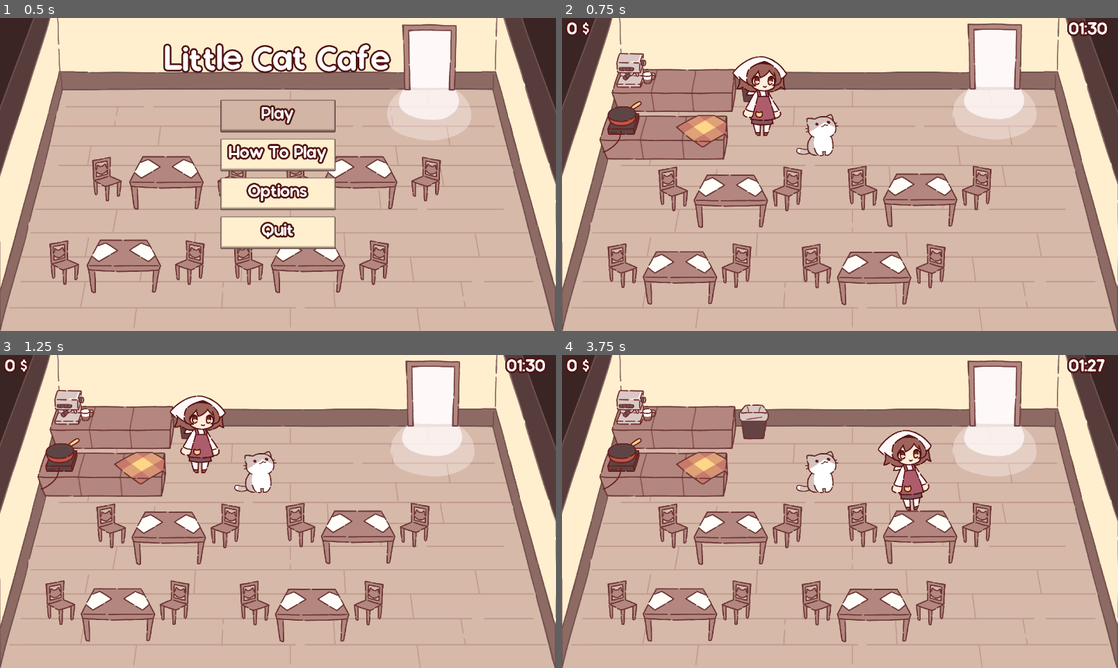
Above: before the commit, frames 1-4 (two rows, left to right).
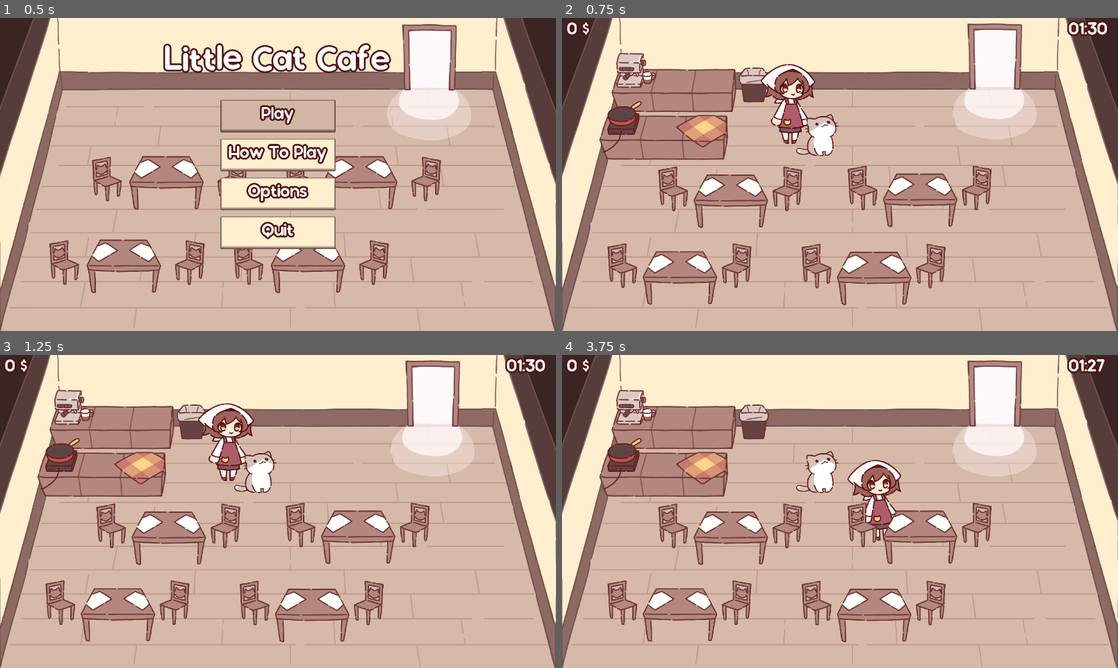
Above: after the commit, the same moments.

Repository: NuTrynity/Little-Cat-Cafe
Game: Godot game, scene res://Nodes/UI/main_menu.tscn
The game is run twice, just before and just after one commit, with the same random seed, the same clock (stepped at 60 frames per second) and the same inputs.
Inputs:
- Up to frame 1 (0.5 s): no input
- Up to frame 2 (0.75 s): click "Play" at 0.5 s
- Up to frame 3 (1.25 s): no input
- Up to frame 4 (3.75 s): hold Right (move_right) 1.28-2.03 s; hold E (interact) 1.28-2.03 s; hold S (move_down) 2.03-2.78 s; tap E (interact) at 2.1, 3.6 s; hold Right (move_right) 2.78-3.53 s; hold E (interact) 2.78-3.53 s; hold W (move_up) from 3.53 s (still down)

Frame 1 is identical in both runs. In frame 2, 2.4% of the frame differs, in the area x 30-46%, y 12-41%; in frame 3, 2.4%; in frame 4, 2.7%, in the area x 51-67%, y 23-60%.

Commit message:
added some menus

Diff:
--- /dev/null
+++ b/Nodes/UI/game_condition.tscn
@@ -0,0 +1,110 @@
+[gd_scene load_steps=6 format=3 uid="uid://j8ettgplafog"]
+
+[ext_resource type="Theme" uid="uid://cre74qu5ppyhh" path="res://Assets/Theme/main_menu.tres" id="1_6njis"]
+[ext_resource type="Script" path="res://Scripts/UIScripts/game_condition.gd" id="1_earey"]
+
+[sub_resource type="Animation" id="Animation_xderw"]
+resource_name = "Game_Over"
+length = 0.6
+tracks/0/type = "value"
+tracks/0/imported = false
+tracks/0/enabled = true
+tracks/0/path = NodePath("ConditionText:position")
+tracks/0/interp = 1
+tracks/0/loop_wrap = true
+tracks/0/keys = {
+"times": PackedFloat32Array(0),
+"transitions": PackedFloat32Array(1),
+"update": 0,
+"values": [Vector2(948, 654)]
+}
+tracks/1/type = "value"
+tracks/1/imported = false
+tracks/1/enabled = true
+tracks/1/path = NodePath("ConditionText:scale")
+tracks/1/interp = 1
+tracks/1/loop_wrap = true
+tracks/1/keys = {
+"times": PackedFloat32Array(0, 0.6),
+"transitions": PackedFloat32Array(0.5, 1.5),
+"update": 0,
+"values": [Vector2(5, 5), Vector2(1, 1)]
+}
+tracks/2/type = "value"
+tracks/2/imported = false
+tracks/2/enabled = true
+tracks/2/path = NodePath("ConditionText:modulate")
+tracks/2/interp = 2
+tracks/2/loop_wrap = true
+tracks/2/keys = {
+"times": PackedFloat32Array(0, 0.6),
+"transitions": PackedFloat32Array(1, 1),
+"update": 0,
+"values": [Color(1, 1, 1, 0), Color(1, 1, 1, 1)]
+}
+tracks/3/type = "value"
+tracks/3/imported = false
+tracks/3/enabled = true
+tracks/3/path = NodePath("Background:modulate")
+tracks/3/interp = 2
+tracks/3/loop_wrap = true
+tracks/3/keys = {
+"times": PackedFloat32Array(0, 0.6),
+"transitions": PackedFloat32Array(1, 1),
+"update": 0,
+"values": [Color(1, 1, 1, 0), Color(1, 1, 1, 1)]
+}
+
+[sub_resource type="Animation" id="Animation_i4dsi"]
+length = 0.001
+
+[sub_resource type="AnimationLibrary" id="AnimationLibrary_edh6i"]
+_data = {
+"Game_Over": SubResource("Animation_xderw"),
+"RESET": SubResource("Animation_i4dsi")
+}
+
+[node name="GameCondition" type="Control"]
+visible = false
+layout_mode = 3
+anchors_preset = 15
+anchor_right = 1.0
+anchor_bottom = 1.0
+grow_horizontal = 2
+grow_vertical = 2
+theme = ExtResource("1_6njis")
+script = ExtResource("1_earey")
+
+[node name="Background" type="ColorRect" parent="."]
+modulate = Color(1, 1, 1, 0)
+layout_mode = 1
+anchors_preset = 15
+anchor_right = 1.0
+anchor_bottom = 1.0
+grow_horizontal = 2
+grow_vertical = 2
+color = Color(0, 0, 0, 0.607843)
+
+[node name="ConditionText" type="Label" parent="."]
+modulate = Color(1, 1, 1, 0)
+layout_mode = 1
+anchors_preset = 8
+anchor_left = 0.5
+anchor_top = 0.5
+anchor_right = 0.5
+anchor_bottom = 0.5
+offset_left = -332.0
+offset_top = -66.0
+offset_right = 332.0
+offset_bottom = 66.0
+grow_horizontal = 2
+grow_vertical = 2
+scale = Vector2(5, 5)
+pivot_offset = Vector2(332, 66)
+theme_override_font_sizes/font_size = 128
+text = "YOU WIN!"
+
+[node name="AnimationPlayer" type="AnimationPlayer" parent="."]
+libraries = {
+"": SubResource("AnimationLibrary_edh6i")
+}
--- a/Nodes/UI/options_menu.tscn
+++ b/Nodes/UI/options_menu.tscn
@@ -3,58 +3,54 @@
 [ext_resource type="Script" path="res://Scripts/UIScripts/options_menu.gd" id="1_hnkb5"]
 [ext_resource type="Theme" uid="uid://cre74qu5ppyhh" path="res://Assets/Theme/main_menu.tres" id="1_plmjf"]
 
-[node name="OptionsMenu" type="Control"]
-layout_mode = 3
-anchors_preset = 15
-anchor_right = 1.0
-anchor_bottom = 1.0
+[node name="OptionsMenu" type="PanelContainer"]
+anchors_preset = 8
+anchor_left = 0.5
+anchor_top = 0.5
+anchor_right = 0.5
+anchor_bottom = 0.5
+offset_left = -251.5
+offset_top = -226.5
+offset_right = 251.5
+offset_bottom = 226.5
 grow_horizontal = 2
 grow_vertical = 2
 theme = ExtResource("1_plmjf")
 script = ExtResource("1_hnkb5")
 
-[node name="CenterContainer" type="CenterContainer" parent="."]
-layout_mode = 1
-anchors_preset = 15
-anchor_right = 1.0
-anchor_bottom = 1.0
-grow_horizontal = 2
-grow_vertical = 2
-
-[node name="PanelContainer" type="PanelContainer" parent="CenterContainer"]
-layout_mode = 2
-
-[node name="Menu" type="VBoxContainer" parent="CenterContainer/PanelContainer"]
+[node name="Menu" type="VBoxContainer" parent="."]
 layout_mode = 2
 theme_override_constants/separation = 128
 
-[node name="Sliders" type="VBoxContainer" parent="CenterContainer/PanelContainer/Menu"]
+[node name="Sliders" type="VBoxContainer" parent="Menu"]
 layout_mode = 2
 theme_override_constants/separation = 64
 
-[node name="SFX" type="VBoxContainer" parent="CenterContainer/PanelContainer/Menu/Sliders"]
+[node name="SFX" type="VBoxContainer" parent="Menu/Sliders"]
 layout_mode = 2
 
-[node name="Label" type="Label" parent="CenterContainer/PanelContainer/Menu/Sliders/SFX"]
+[node name="Label" type="Label" parent="Menu/Sliders/SFX"]
 layout_mode = 2
 text = "Sound Effects"
 
-[node name="SFXSlider" type="HSlider" parent="CenterContainer/PanelContainer/Menu/Sliders/SFX"]
+[node name="SFXSlider" type="HSlider" parent="Menu/Sliders/SFX"]
 layout_mode = 2
 
-[node name="Music" type="VBoxContainer" parent="CenterContainer/PanelContainer/Menu/Sliders"]
+[node name="Music" type="VBoxContainer" parent="Menu/Sliders"]
 layout_mode = 2
 
-[node name="Label" type="Label" parent="CenterContainer/PanelContainer/Menu/Sliders/Music"]
+[node name="Label" type="Label" parent="Menu/Sliders/Music"]
 layout_mode = 2
 text = "Music"
 
-[node name="MusicSlider" type="HSlider" parent="CenterContainer/PanelContainer/Menu/Sliders/Music"]
+[node name="MusicSlider" type="HSlider" parent="Menu/Sliders/Music"]
 layout_mode = 2
 
-[node name="Buttons" type="VBoxContainer" parent="CenterContainer/PanelContainer/Menu"]
+[node name="Buttons" type="VBoxContainer" parent="Menu"]
 layout_mode = 2
 
-[node name="Back" type="Button" parent="CenterContainer/PanelContainer/Menu/Buttons"]
+[node name="Back" type="Button" parent="Menu/Buttons"]
 layout_mode = 2
 text = "Back"
+
+[connection signal="pressed" from="Menu/Buttons/Back" to="." method="_on_back_pressed"]
--- a/Nodes/UI/pause_menu.tscn
+++ b/Nodes/UI/pause_menu.tscn
@@ -1,7 +1,8 @@
-[gd_scene load_steps=3 format=3 uid="uid://drdi805c4pc40"]
+[gd_scene load_steps=4 format=3 uid="uid://drdi805c4pc40"]
 
 [ext_resource type="Script" path="res://Scripts/UIScripts/pause_menu.gd" id="1_fih3m"]
 [ext_resource type="Theme" uid="uid://cre74qu5ppyhh" path="res://Assets/Theme/main_menu.tres" id="1_y4bsb"]
+[ext_resource type="PackedScene" uid="uid://cckg4hdcq12vh" path="res://Nodes/UI/options_menu.tscn" id="3_y4m2n"]
 
 [node name="PauseMenu" type="Control"]
 process_mode = 3
@@ -53,5 +54,37 @@
 layout_mode = 2
 text = "Quit to Main Menu"
 
+[node name="OptionsMenu" parent="CenterContainer/Menu" instance=ExtResource("3_y4m2n")]
+visible = false
+layout_mode = 2
+
+[node name="Confirmation" type="VBoxContainer" parent="CenterContainer"]
+visible = false
+layout_mode = 2
+
+[node name="Container" type="VBoxContainer" parent="CenterContainer/Confirmation"]
+layout_mode = 2
+theme_override_constants/separation = 94
+
+[node name="Label" type="Label" parent="CenterContainer/Confirmation/Container"]
+layout_mode = 2
+text = "Would You Like To Quit?"
+
+[node name="Buttons" type="HBoxContainer" parent="CenterContainer/Confirmation/Container"]
+layout_mode = 2
+theme_override_constants/separation = 128
+alignment = 1
+
+[node name="Yes" type="Button" parent="CenterContainer/Confirmation/Container/Buttons"]
+layout_mode = 2
+text = "Yes"
+
+[node name="No" type="Button" parent="CenterContainer/Confirmation/Container/Buttons"]
+layout_mode = 2
+text = "No"
+
 [connection signal="pressed" from="CenterContainer/Menu/Buttons/Resume" to="." method="_on_resume_pressed"]
+[connection signal="pressed" from="CenterContainer/Menu/Buttons/Options" to="." method="_on_options_pressed"]
 [connection signal="pressed" from="CenterContainer/Menu/Buttons/Quit" to="." method="_on_quit_pressed"]
+[connection signal="pressed" from="CenterContainer/Confirmation/Container/Buttons/Yes" to="." method="_on_yes_pressed"]
+[connection signal="pressed" from="CenterContainer/Confirmation/Container/Buttons/No" to="." method="_on_no_pressed"]
--- /dev/null
+++ b/Scripts/UIScripts/game_condition.gd
@@ -0,0 +1,3 @@
+extends Control
+
+@onready var animation = $AnimationPlayer
--- a/Scripts/UIScripts/options_menu.gd
+++ b/Scripts/UIScripts/options_menu.gd
@@ -1 +1,7 @@
-extends Control
+extends PanelContainer
+
+signal back
+
+func _on_back_pressed():
+	hide()
+	back.emit()
--- a/Scripts/UIScripts/pause_menu.gd
+++ b/Scripts/UIScripts/pause_menu.gd
@@ -1,6 +1,13 @@
 extends Control
 
+@onready var options_menu = $CenterContainer/Menu/OptionsMenu
 var paused : bool = true #this works I dunno why
+
+func _ready():
+	options_menu.back.connect(_show_buttons)
+
+func _show_buttons():
+	$CenterContainer/Menu/Buttons.show()
 
 func _input(event):
 	if event.is_action_pressed("ui_cancel"):
@@ -18,7 +25,20 @@
 	paused = !paused
 
 func _on_quit_pressed():
-	get_tree().quit()
+	$CenterContainer/Confirmation.show()
+	$CenterContainer/Menu.hide()
 
 func _on_resume_pressed():
 	pause_game()
+
+func _on_options_pressed():
+	$CenterContainer/Menu/Buttons.hide()
+	$CenterContainer/Menu/OptionsMenu.show()
+
+func _on_yes_pressed():
+	get_tree().change_scene_to_file("res://Nodes/UI/main_menu.tscn")
+	get_tree().paused = false
+
+func _on_no_pressed():
+	$CenterContainer/Confirmation.hide()
+	$CenterContainer/Menu.show()
--- a/scene_0.tscn
+++ b/scene_0.tscn
@@ -84,7 +84,7 @@
 position = Vector2(883, 374)
 
 [node name="Player" parent="." instance=ExtResource("1_5ew65")]
-position = Vector2(921, 531)
+position = Vector2(1051, 567)
 
 [node name="Cat" parent="." instance=ExtResource("9_qriue")]
 position = Vector2(1193, 622)
Not shown: 5 places in Assets/Theme/main_menu.tres that only renumber resources
